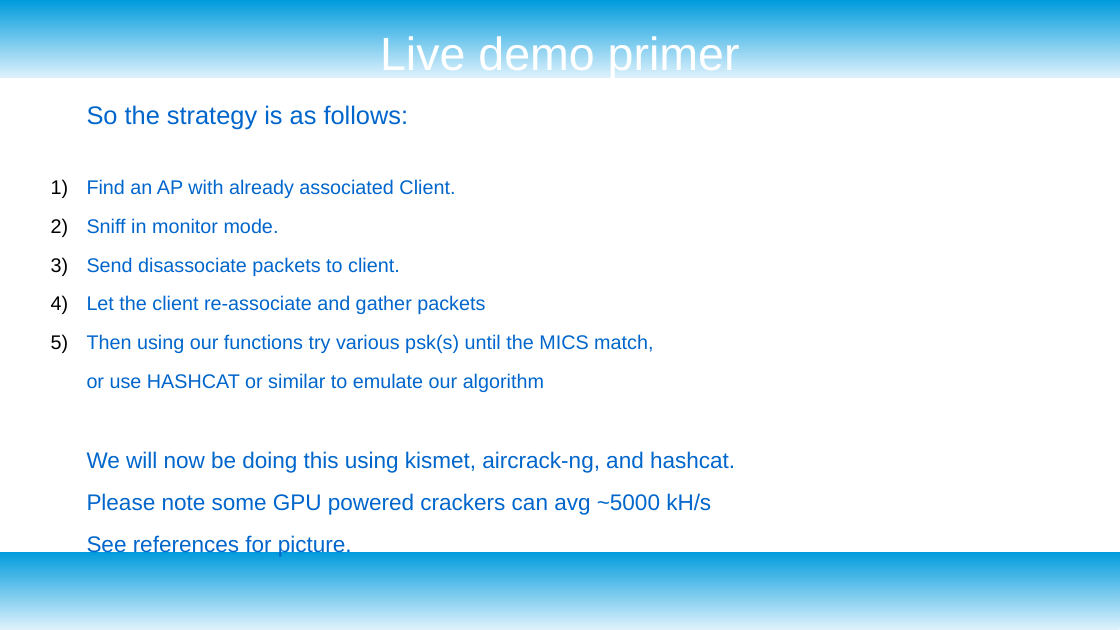
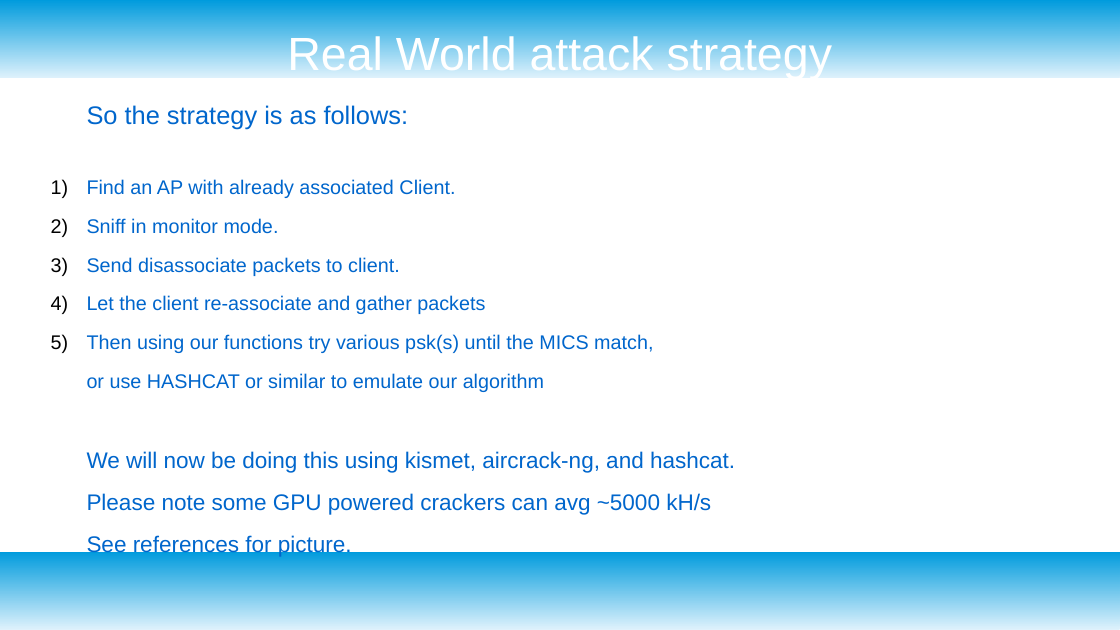
Before and after one commit to drforbin/WPA_crack_lecture, a slide deck: slide 25 of Merlyn_WPA_Crack_Hist_rev2.odp. Drawn at 1120x630 pixels with LibreOffice and Linux fonts; fonts in the diff are those of the drawing. Boxes give left, top, right and bottom in pixels: in the first picture for what was removed or moved away, otherwise in the second. Text is boxed around its words. In the diff, an @@ line names an element or a change of style, - is before the commit and + after.

Commit message:
removed demo section

```diff
--- a/Merlyn_WPA_Crack_Hist_rev2.odp
+++ b/Merlyn_WPA_Crack_Hist_rev2.odp
@@ title at (287,33,832,79): text changed @@
-Live demo primer
+Real World attack strategy
```
Also in this commit, not shown: 1 other slide changed, 1 other file.
